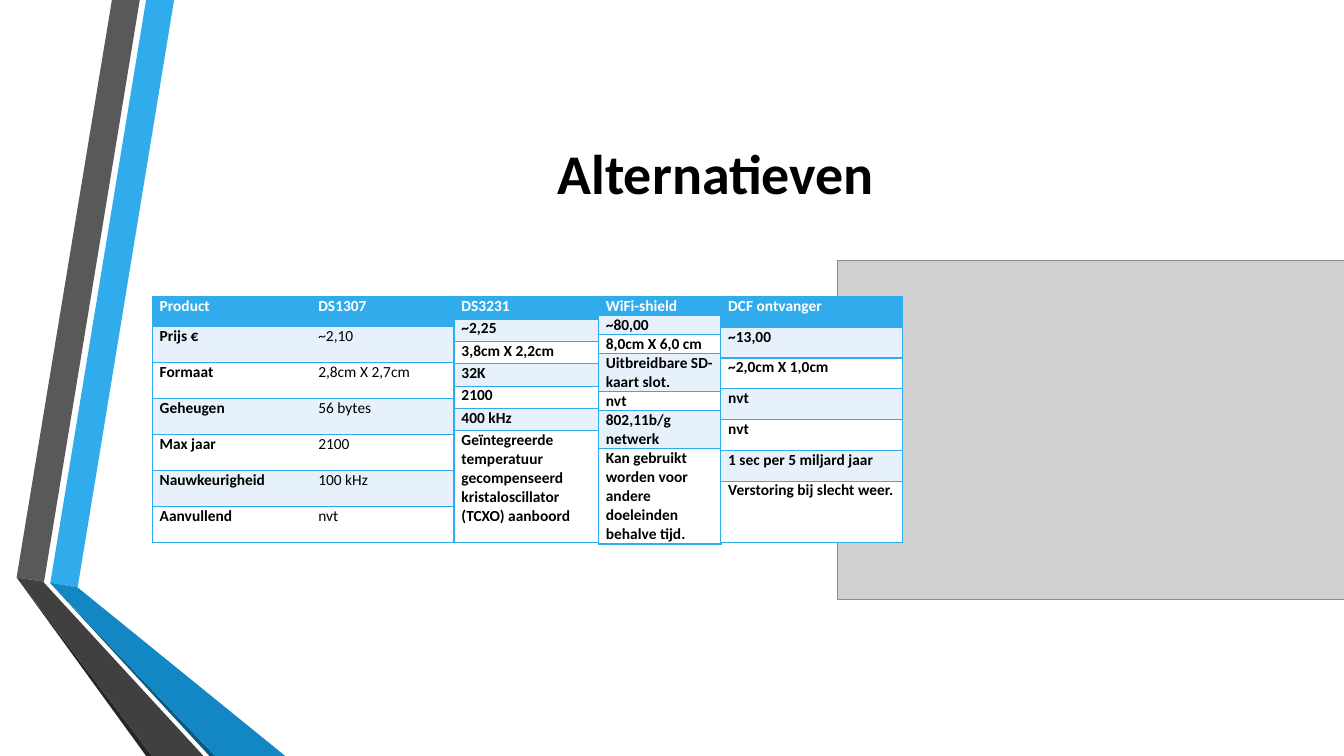
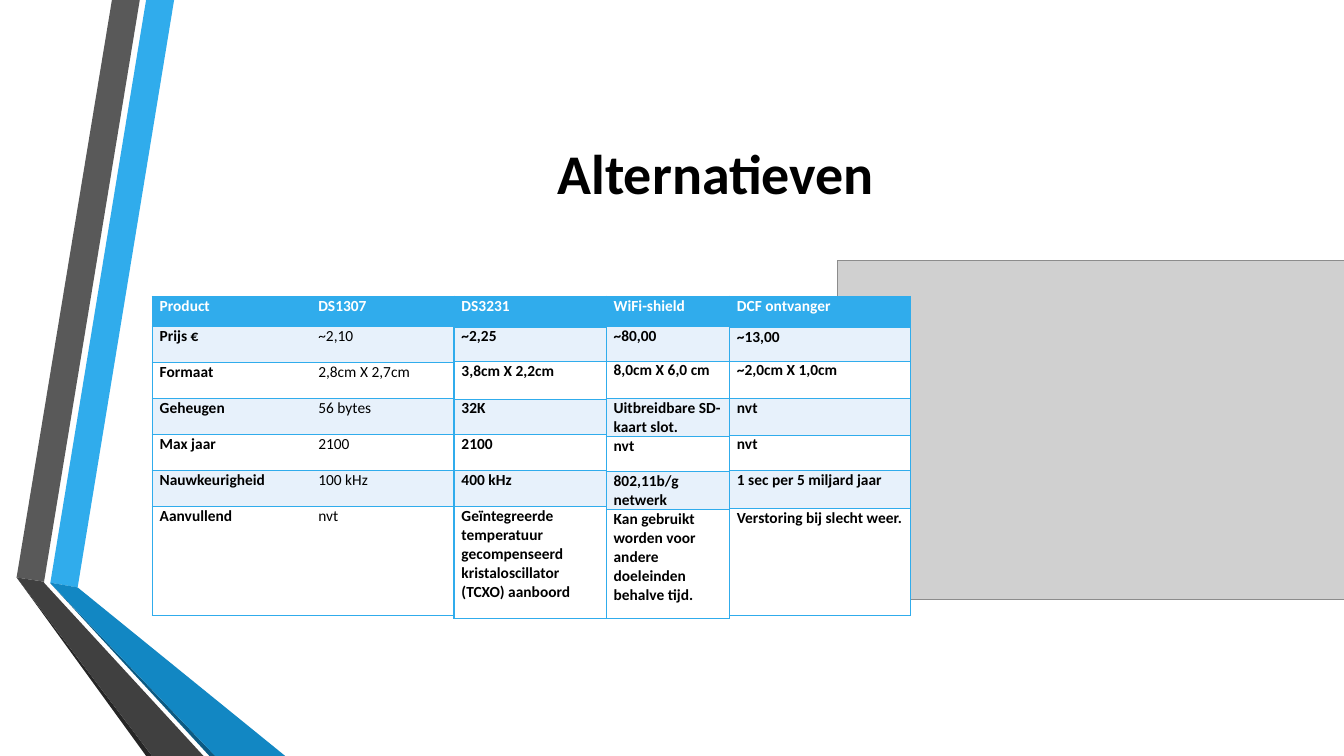
Before and after one commit to KlaasvdLinden/ESD-presentatie, a slide deck: slide 5 of ESD Presentatie RealTimeClock.pptx. Drawn at 1344x756 pixels with LibreOffice and Linux fonts; fonts in the diff are those of the drawing; grey boxes stand for pictures; background and template pictures are left out. Boxes give left, top, right and bottom in pixels: in the first picture for what was removed or moved away, otherwise in the second. Text is boxed around its words. In the diff, an @@ line names an element or a change of style, - is before the commit and + after.

```diff
--- a/ESD Presentatie RealTimeClock.pptx
+++ b/ESD Presentatie RealTimeClock.pptx
@@ table: place and size @@
-table at bbox=[152, 296, 454, 542]
+table at bbox=[152, 296, 454, 615]
@@ table: place and size @@
-table at bbox=[454, 296, 606, 542]
+table at bbox=[454, 296, 606, 618]
@@ table: place and size @@
-table at bbox=[599, 296, 722, 548]
+table at bbox=[606, 296, 729, 617]
@@ table: place and size @@
-table at bbox=[721, 296, 902, 542]
+table at bbox=[730, 296, 911, 615]
```
Also in this commit, not shown: 1 other file.
